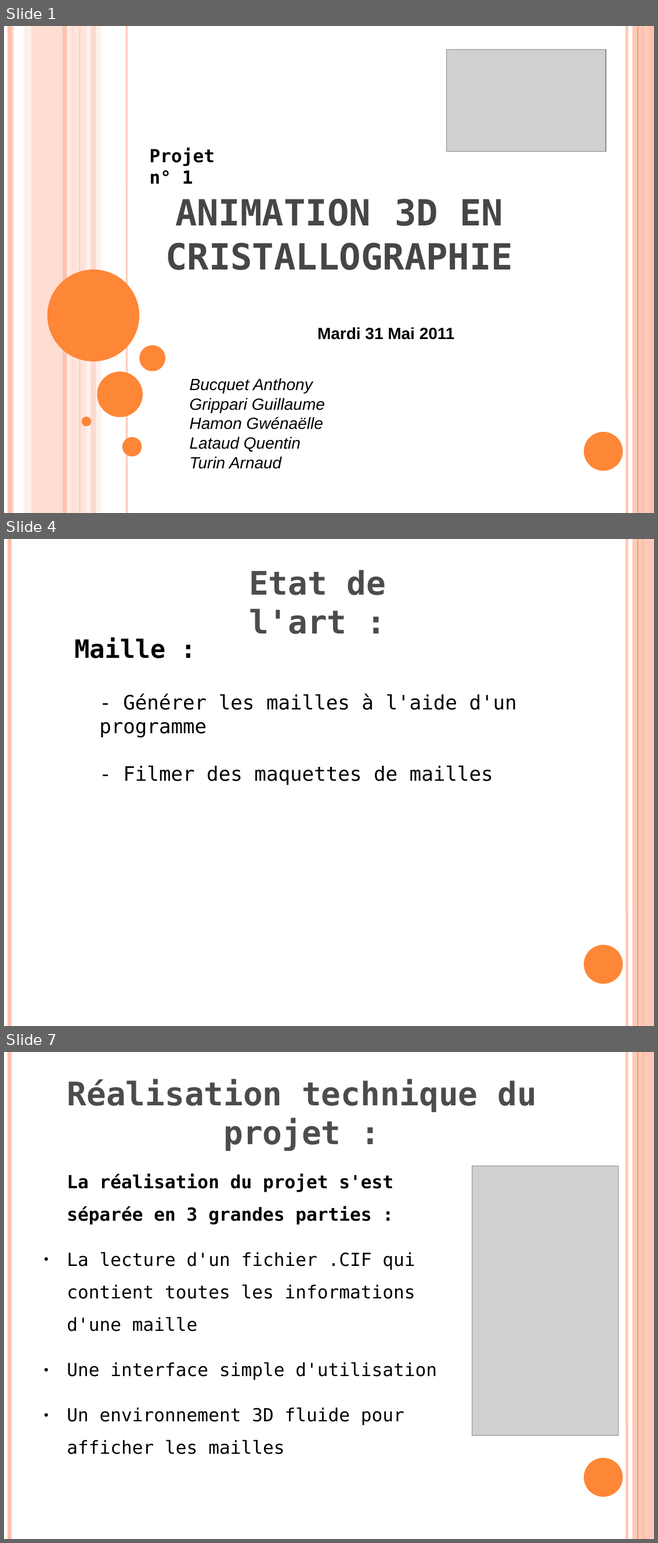
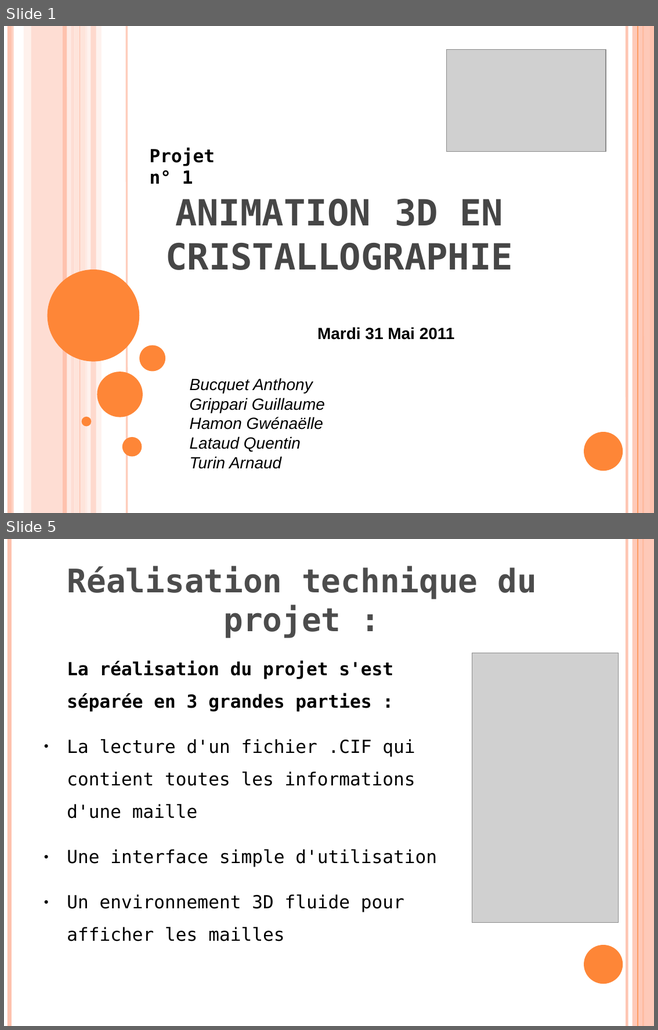
Before and after one commit to klnkg/cristallo3d, a slide deck: presentation finalegwen - ajout guillaume.odp. Shown one above the other, each under a label of ours: slides 1, 4 and 7 before the commit, slides 1 and 5 after it; the slides between them are not shown. The pictures are 658x1543 and 658x1030 pixels, drawn with LibreOffice and Linux fonts; fonts in the diff are those of the drawing; grey boxes stand for pictures. Boxes give left, top, right and bottom in pixels: in the first picture for what was removed or moved away, otherwise in the second. Text is boxed around its words. In the diff, an @@ line names an element or a change of style, - is before the commit and + after.

```diff
--- a/presentation finalegwen - ajout guillaume.odp
+++ b/presentation finalegwen - ajout guillaume.odp
@@ slide 4 removed at bbox=[4, 539, 654, 1026], background #FFFFFF; not listed: 6 template elements that a slide beside it also shows @@
@@ text removed at bbox=[249, 570, 386, 634] @@
-Etat de l'art :
@@ text removed at bbox=[74, 638, 165, 658] @@
-Maille :
@@ text removed at bbox=[99, 693, 517, 785] @@
-- Générer les mailles à l'aide d'un programme
-- Filmer des maquettes de mailles
@@ what was slide 7 is now slide 5 @@
```
Also in this commit, not shown: 7 slides changed, 1 other slide removed.
